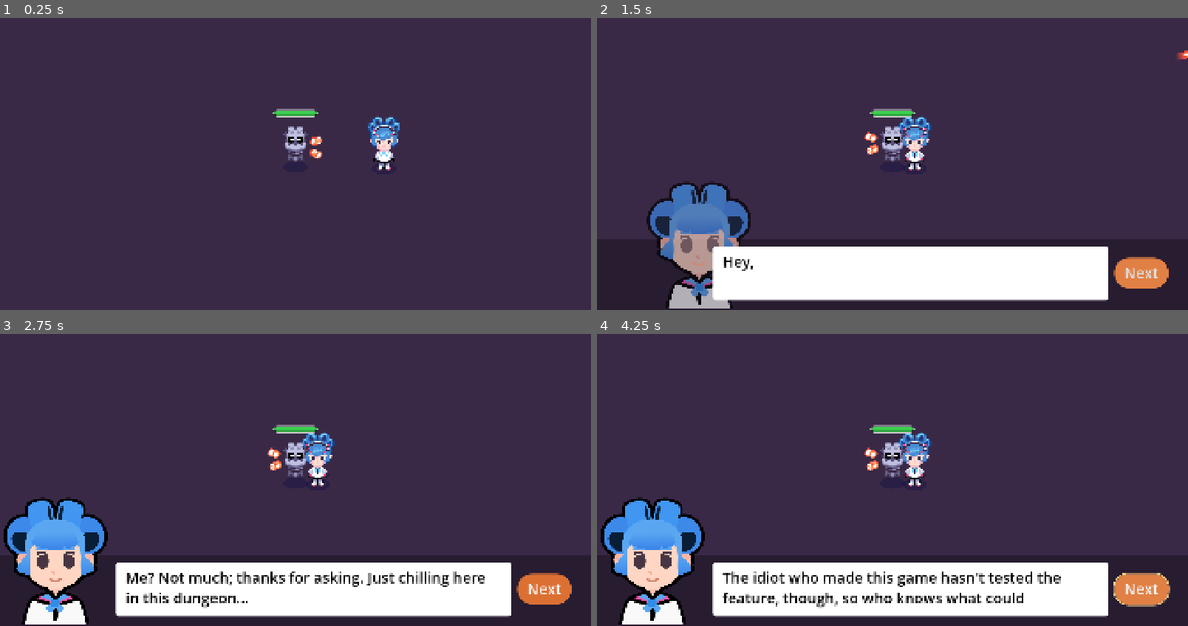
Above: before the commit, frames 1-4 (two rows, left to right).
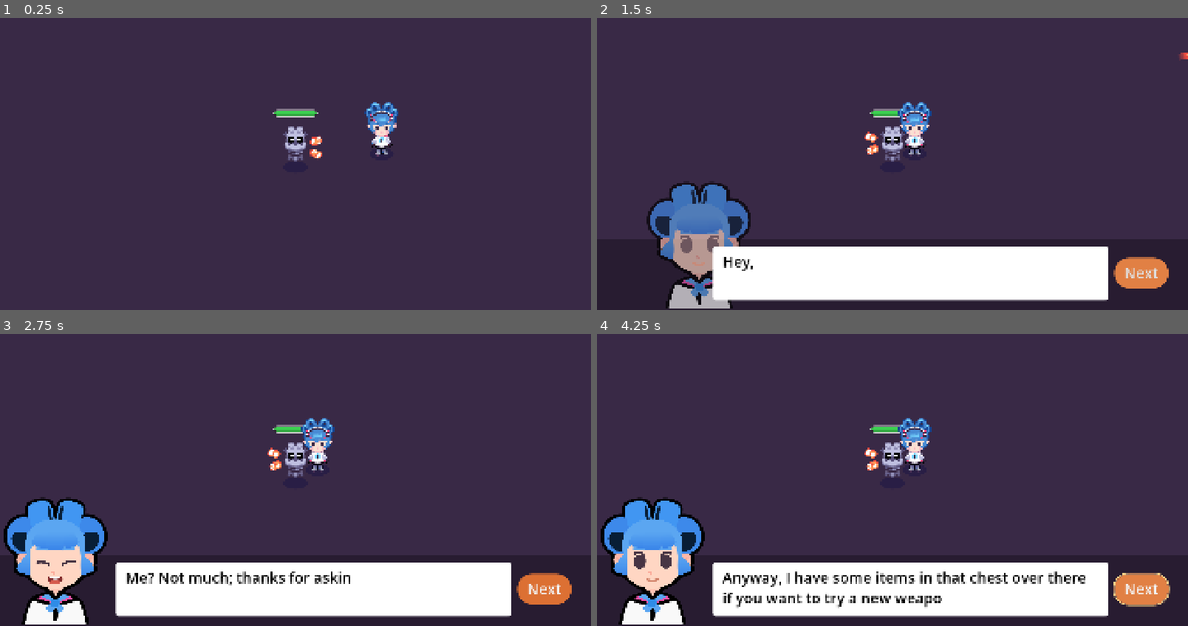
Above: after the commit, the same moments.

Repository: najikahalsema/twin-stick
Game: Godot game, scene res://levels/test.tscn
The game is run twice, just before and just after one commit, with the same random seed, the same clock (stepped at 60 frames per second) and the same inputs. The project has no main scene, so this scene is started directly. Sound files missing from this copy of the repository are replaced by a short silence.
Inputs (mouse positions are in pixels of both pictures, inside the frame that each line leads up to):
- Up to frame 1 (0.25 s): no input
- Up to frame 2 (1.5 s): tap Enter at 0.5 s; move the mouse to (1022, 128) at 0.52 s; hold D (move_right) 0.53-1.28 s; hold Space (interact) 0.53-1.28 s; click (1022, 128) at 0.67 s; move the mouse to (774, 161) at 1.27 s; hold S (move_down) from 1.28 s (still down); tap Space (interact) at 1.35 s
- Up to frame 3 (2.75 s): release S (move_down) at 2 s; click "Next" at 2 s
- Up to frame 4 (4.25 s): click "Next" at 2.75 s; move the mouse to (951, 386) at 3.52 s; press the mouse at (951, 386) at 3.53 s; hold D (move_right) from 3.53 s (still down); tap Space (interact) at 3.8 s

The runs differ from the first frame. In frame 1, 0.9% of the frame differs, in the area x 61-68%, y 28-53%; in frame 2, 0.9%; in frame 3, 1.9%; in frame 4, 3.4%, in the area x 21-83%, y 28-94%.

Commit message:
chore: idk

Diff:
--- a/game.tscn
+++ b/game.tscn
@@ -58,18 +58,24 @@
 script = ExtResource("1_hve3p")
 
 [node name="Player" parent="." unique_id=2080458370 instance=ExtResource("2_mfdv2")]
-position = Vector2(472, 3184)
+y_sort_enabled = false
+position = Vector2(704, 1016)
 
 [node name="RoomD" parent="." unique_id=2047460824 instance=ExtResource("3_7knny")]
 position = Vector2(0, 1984)
 metadata/_edit_lock_ = true
 
 [node name="NPC" parent="RoomD" unique_id=230303253 instance=ExtResource("4_082n1")]
+y_sort_enabled = false
 position = Vector2(712, 464)
 
 [node name="PickupIce" parent="RoomD" unique_id=550241138 instance=ExtResource("15_f1jbl")]
 position = Vector2(832, 520)
 item = SubResource("Resource_36jdj")
+
+[node name="GrassRock3" type="Sprite2D" parent="RoomD" unique_id=776734615]
+position = Vector2(968, -960)
+texture = ExtResource("6_rvswv")
 
 [node name="RoomA" parent="." unique_id=787488782 instance=ExtResource("3_iotsf")]
 metadata/_edit_lock_ = true
@@ -79,10 +85,12 @@
 collision_mask = 3
 
 [node name="GrassRock1" type="Sprite2D" parent="RoomA" unique_id=1920525518]
-position = Vector2(968, 1024)
+y_sort_enabled = true
+position = Vector2(608, 2728)
 texture = ExtResource("6_rvswv")
 
 [node name="GrassRock2" type="Sprite2D" parent="RoomA" unique_id=1317177534]
+y_sort_enabled = true
 position = Vector2(864, 408)
 texture = ExtResource("7_boyg6")
 
--- a/levels/test.tscn
+++ b/levels/test.tscn
@@ -5,7 +5,8 @@
 
 [node name="Test" type="Node2D" unique_id=1681335029]
 
+[node name="Player" parent="." unique_id=2080458370 instance=ExtResource("2_ny0t1")]
+position = Vector2(-280, 48)
+collision_mask = 67
+
 [node name="Sophia" parent="." unique_id=230303253 instance=ExtResource("1_lkjt4")]
-
-[node name="Player" parent="." unique_id=2080458370 instance=ExtResource("2_ny0t1")]
-position = Vector2(-288, 24)
--- a/npc/npc.tscn
+++ b/npc/npc.tscn
@@ -9,6 +9,7 @@
 [ext_resource type="Texture2D" uid="uid://d000xjtr4iqtk" path="res://npc/dialogue/emotion_regular.png" id="5_pahx2"]
 [ext_resource type="AudioStream" uid="uid://bm2mvov4dm0aw" path="res://npc/dialogue/talking_synth_alternate.ogg" id="8_ml2qy"]
 [ext_resource type="Texture2D" uid="uid://bhinvhx75etr2" path="res://npc/dialogue/emotion_sad.png" id="9_phifv"]
+[ext_resource type="Texture2D" uid="uid://dchimpdsnda13" path="res://npc/dialogue/emotion_happy.png" id="9_wuxkc"]
 
 [sub_resource type="CapsuleShape2D" id="CapsuleShape2D_vqtkm"]
 radius = 88.0
@@ -21,7 +22,13 @@
 
 [sub_resource type="Resource" id="Resource_ocili"]
 script = ExtResource("4_a1oy0")
-text = "Me? Not much; thanks for asking. Just chilling here in this dungeon... as one does..."
+expression = ExtResource("9_wuxkc")
+text = "Me? Not much; thanks for asking. "
+metadata/_custom_type_script = "uid://8m4p5ucgmg34"
+
+[sub_resource type="Resource" id="Resource_w2fy3"]
+script = ExtResource("4_a1oy0")
+text = "Just chilling here in this dungeon... as one does..."
 metadata/_custom_type_script = "uid://8m4p5ucgmg34"
 
 [sub_resource type="Resource" id="Resource_phifv"]
@@ -29,34 +36,34 @@
 text = "Anyway, I have some items in that chest over there if you want to try a new weapon."
 metadata/_custom_type_script = "uid://8m4p5ucgmg34"
 
-[sub_resource type="Resource" id="Resource_wuxkc"]
-script = ExtResource("4_a1oy0")
-text = "The idiot who made this game hasn't tested the feature, though, so who knows what could happen?"
-metadata/_custom_type_script = "uid://8m4p5ucgmg34"
-
 [sub_resource type="Resource" id="Resource_m62cl"]
 script = ExtResource("4_a1oy0")
 expression = ExtResource("9_phifv")
-text = "[i]I'm[/i] certainly not liable."
+text = "[i]I'm[/i] certainly not liable if there are any unforeseen consequences..."
+metadata/_custom_type_script = "uid://8m4p5ucgmg34"
+
+[sub_resource type="Resource" id="Resource_wuxkc"]
+script = ExtResource("4_a1oy0")
+expression = ExtResource("9_wuxkc")
+text = "[wave]Have fun![/wave]"
 metadata/_custom_type_script = "uid://8m4p5ucgmg34"
 
 [sub_resource type="RectangleShape2D" id="RectangleShape2D_ml2qy"]
-size = Vector2(80, 94.5)
+size = Vector2(80, 151.25)
 
 [node name="NPC" type="Area2D" unique_id=230303253]
+y_sort_enabled = true
 script = ExtResource("1_x1gg0")
 
 [node name="Sprite2D" type="Sprite2D" parent="." unique_id=859196794]
-position = Vector2(0, 22.999998)
 scale = Vector2(0.8, 0.8)
 texture = ExtResource("1_mm37f")
 
 [node name="Shadow" parent="." unique_id=624195420 instance=ExtResource("3_x1gg0")]
-position = Vector2(0, 104)
+position = Vector2(0, 80)
 
 [node name="CollisionShape2D" type="CollisionShape2D" parent="." unique_id=1406130318]
 visible = false
-position = Vector2(0, 24)
 shape = SubResource("CapsuleShape2D_vqtkm")
 debug_color = Color(0, 0.8901961, 0.16470589, 0.41960785)
 
@@ -65,11 +72,11 @@
 [node name="DialogueBox" parent="CanvasLayer" unique_id=1178821251 instance=ExtResource("3_2mgmk")]
 unique_name_in_owner = true
 visible = false
-dialogue_items = Array[ExtResource("4_a1oy0")]([SubResource("Resource_x1gg0"), SubResource("Resource_ocili"), SubResource("Resource_phifv"), SubResource("Resource_wuxkc"), SubResource("Resource_m62cl")])
+dialogue_items = Array[ExtResource("4_a1oy0")]([SubResource("Resource_x1gg0"), SubResource("Resource_ocili"), SubResource("Resource_w2fy3"), SubResource("Resource_phifv"), SubResource("Resource_m62cl"), SubResource("Resource_wuxkc")])
 
 [node name="StaticBody2D" type="StaticBody2D" parent="." unique_id=1858254352]
 collision_layer = 2
 
 [node name="CollisionShape2D" type="CollisionShape2D" parent="StaticBody2D" unique_id=118374599]
-position = Vector2(0, 64)
+position = Vector2(0, 11.625)
 shape = SubResource("RectangleShape2D_ml2qy")
--- a/player/player.gd
+++ b/player/player.gd
@@ -59,11 +59,14 @@
 		velocity = velocity.move_toward(Vector2.ZERO, deceleration * delta)
 	move_and_slide()
 
+## Switches the Player's Weapon and resets the timer, after which the weapon returns to the one set
+## via base_weapon_scene
 func change_weapon(weapon_scene: PackedScene, hand_texture: Texture) -> void:
 		if equipped_weapon != null:
 			equipped_weapon.queue_free()
-		# This is very cringe but it prevents the first weapon's bullets from also firing
-		# weapon_anchor's first child is the fire bullets
+		# This is probably not the ideal way to do this, but this line prevents
+		# the first weapon's bullets from also firing bc weapon_anchor's first
+		# child is the bullet scene
 		weapon_anchor.remove_child(weapon_anchor.get_child(0))
 
 		equipped_weapon = weapon_scene.instantiate()
@@ -80,11 +83,9 @@
 func reset_weapon() -> void:
 	if equipped_weapon:
 		equipped_weapon.queue_free()
+
 	equipped_weapon = base_weapon_scene.instantiate()
 	weapon_anchor.add_child(equipped_weapon)
-	# This doesn't work so there's no bullet and the code crashes
-	# equipped_weapon.bullet_scene = preload("uid://d1cm7qj3w5xtl")
-
 	hand_left.texture = preload("uid://dekkcmj408pvt")
 	hand_right.texture = preload("uid://dekkcmj408pvt")
 
@@ -95,9 +96,8 @@
 func die() -> void:
 	toggle_player_control(false)
 
-	# wait until physics engine processes updates before changing property
+	# wait until physics engine processes updates before changing the property
 	_collision_shape_2d.set_deferred("disabled", true)
-
 	_death_sounds.play()
 	animation_player.play("die")
 	_death_sounds.finished.connect(get_tree().reload_current_scene.call_deferred)
@@ -106,7 +106,4 @@
 	set_physics_process(is_active)
 	_avatar.set_physics_process(is_active)
 	_weapon_pivot.set_process(is_active)
-	# Code crashes if i don't gate this, but these lines don't seem necessary
-	# with the game's current functionality
-	if equipped_weapon != null:
-		equipped_weapon.set_physics_process(is_active)
+	print(equipped_weapon, base_weapon_scene.get_state().get_node_name)
--- a/player/player.tscn
+++ b/player/player.tscn
@@ -316,6 +316,7 @@
 stream_2/stream = ExtResource("16_e7oew")
 
 [node name="Player" type="CharacterBody2D" unique_id=2080458370]
+y_sort_enabled = true
 collision_mask = 66
 motion_mode = 1
 script = ExtResource("1_rkbax")
@@ -325,6 +326,7 @@
 [node name="Avatar" type="Sprite2D" parent="." unique_id=1442525363]
 unique_name_in_owner = true
 z_index = 2
+y_sort_enabled = true
 texture = ExtResource("2_g1dw6")
 script = ExtResource("4_yw30f")
 
